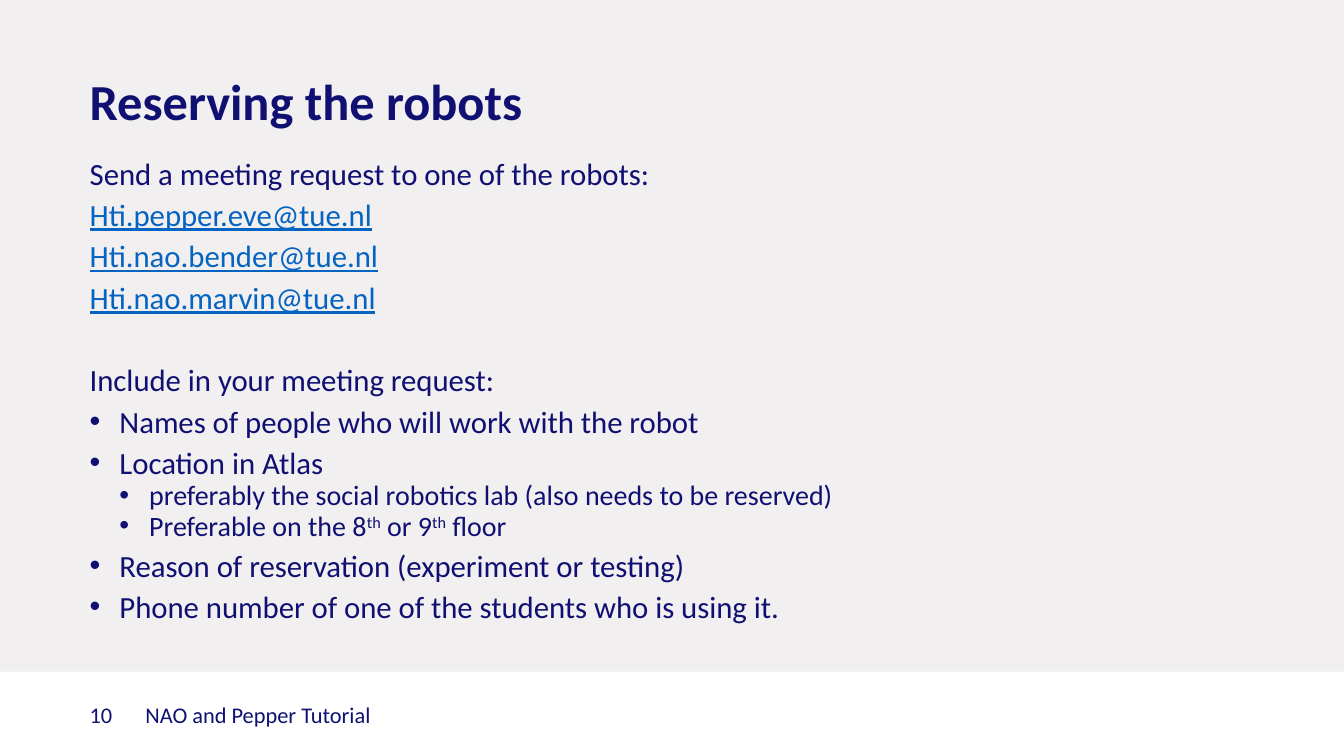
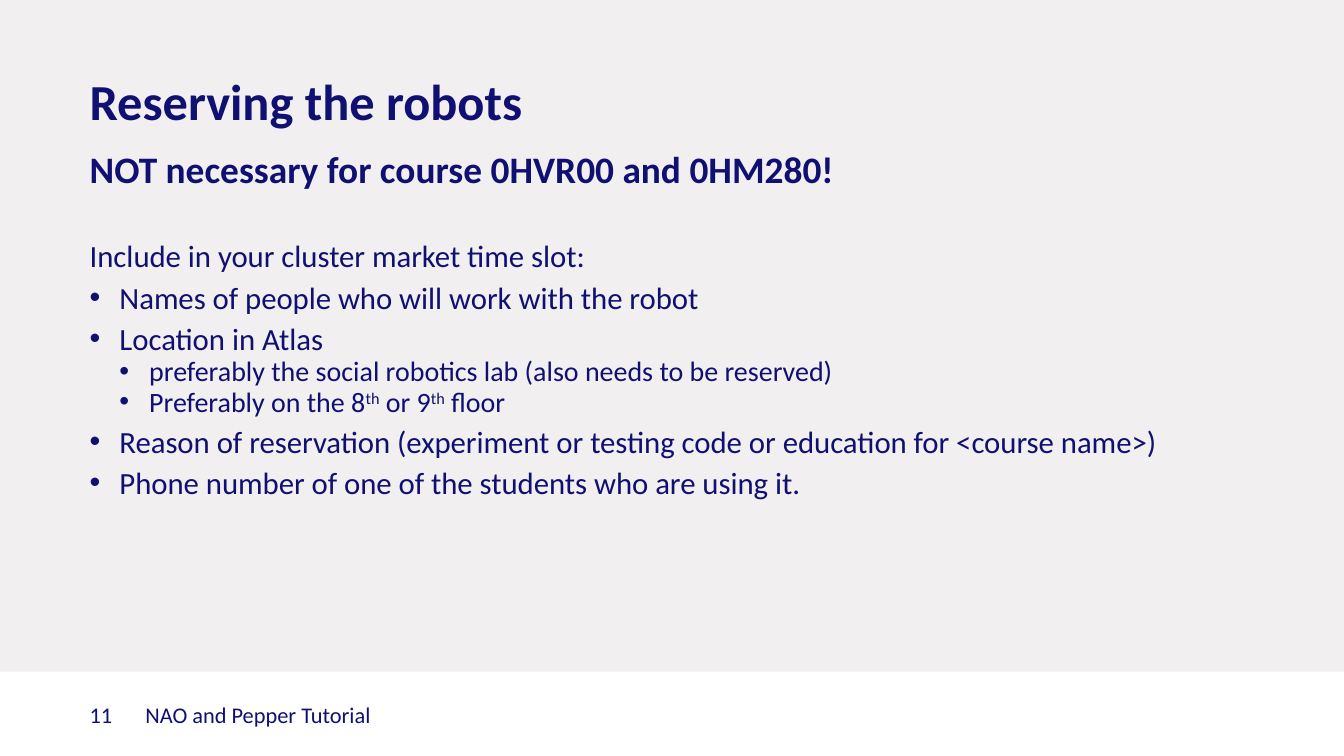
Before and after one commit to Rctue/nao-lib, a slide deck: slide 11 of Nao and Pepper.pptx (slide 10 before the commit). Drawn at 1344x756 pixels with LibreOffice and Linux fonts; fonts in the diff are those of the drawing; background and template pictures are left out. Boxes give left, top, right and bottom in pixels: in the first picture for what was removed or moved away, otherwise in the second. Text is boxed around its words. In the diff, an @@ line names an element or a change of style, - is before the commit and + after.

```diff
--- a/Nao and Pepper.pptx
+++ b/Nao and Pepper.pptx
@@ text at box(90, 156, 834, 272): text changed; size 16.5 to 20 pt; bold on @@
-    Send a meeting request to one of the robots:
-    Hti.pepper.eve@tue.nl
-    Hti.nao.bender@tue.nl
-    Hti.nao.marvin@tue.nl
-    Include in your meeting request:
+    NOT necessary for course 0HVR00 and 0HM280!
+    Include in your cluster market time slot:
@@ text at box(119, 392, 1156, 500): text changed @@
-      • Preferable on the 8th or 9th floor
-    • Reason of reservation (experiment or testing)
-    • Phone number of one of the students who is using it.
+      • Preferably on the 8th or 9th floor
+    • Reason of reservation (experiment or testing code or education for <course name>)
+    • Phone number of one of the students who are using it.
@@ page number at box(90, 708, 113, 723): text changed @@
-10
+11
```
Also in this commit, not shown: 3 other slides changed, 2 slides added, 1 other file.
